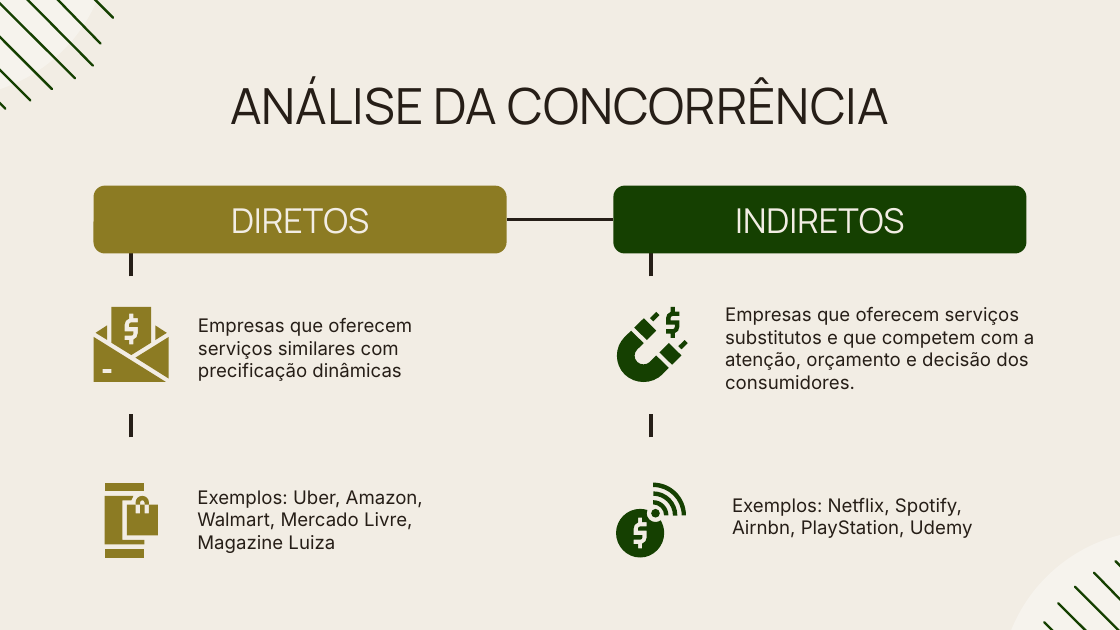
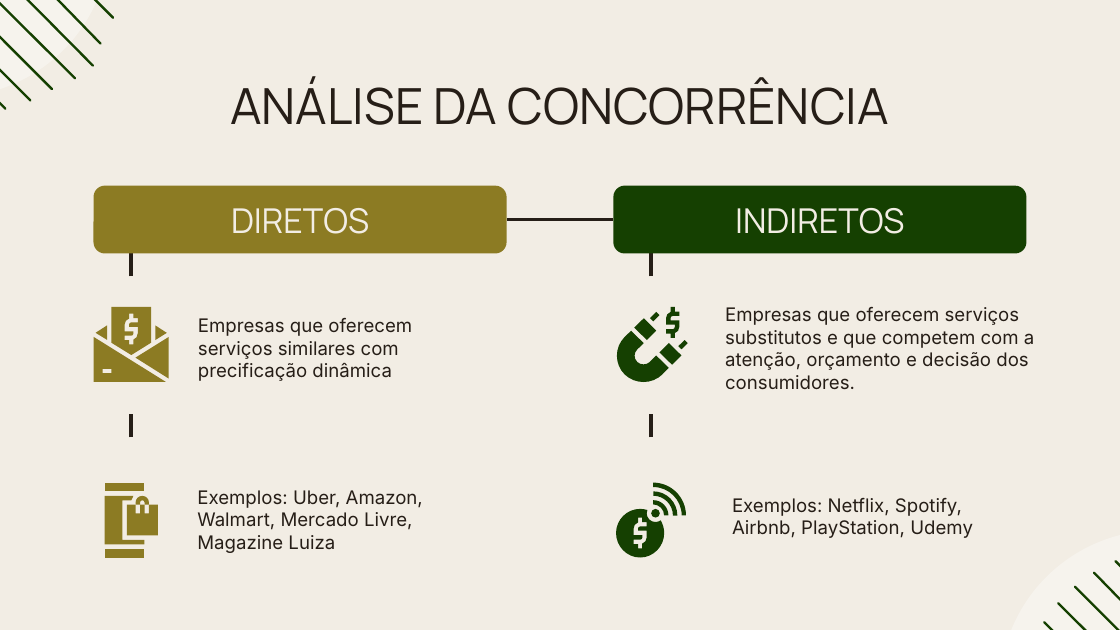
Before and after one commit to rafaellabastos/challenge-pitch-qa, a slide deck: slide 8 of Pitch-SavvyFix.pptx. Drawn at 1120x630 pixels with LibreOffice and Linux fonts; fonts in the diff are those of the drawing. Boxes give left, top, right and bottom in pixels: in the first picture for what was removed or moved away, otherwise in the second. Text is boxed around its words. In the diff, an @@ line names an element or a change of style, - is before the commit and + after.

```diff
--- a/Pitch-SavvyFix.pptx
+++ b/Pitch-SavvyFix.pptx
@@ text at [198,318,412,381]: text changed @@
-Empresas que oferecem serviços similares com precificação dinâmicas
+Empresas que oferecem serviços similares com precificação dinâmica
@@ text at [732,498,973,538]: text changed @@
-Exemplos: Netflix, Spotify, Airnbn, PlayStation, Udemy
+Exemplos: Netflix, Spotify, Airbnb, PlayStation, Udemy
```
Also in this commit, not shown: 1 other slide changed, 3 slides added.
